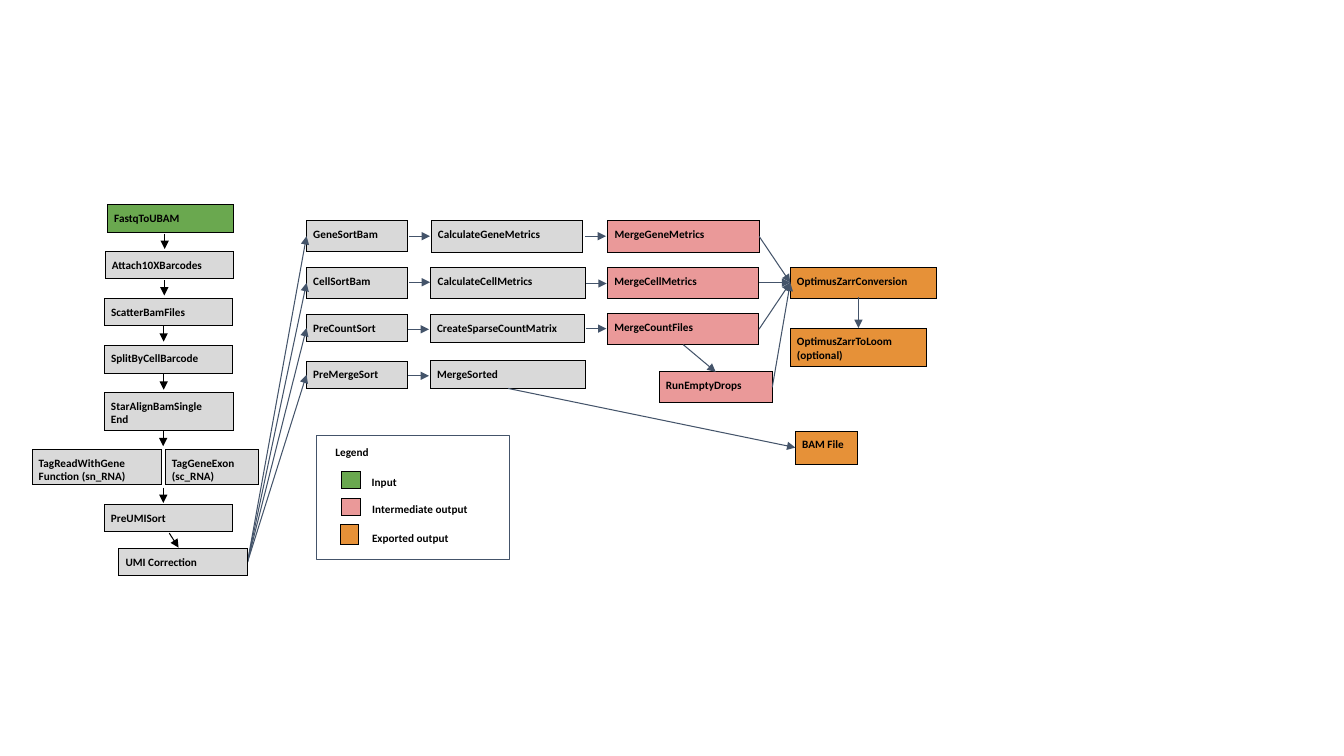
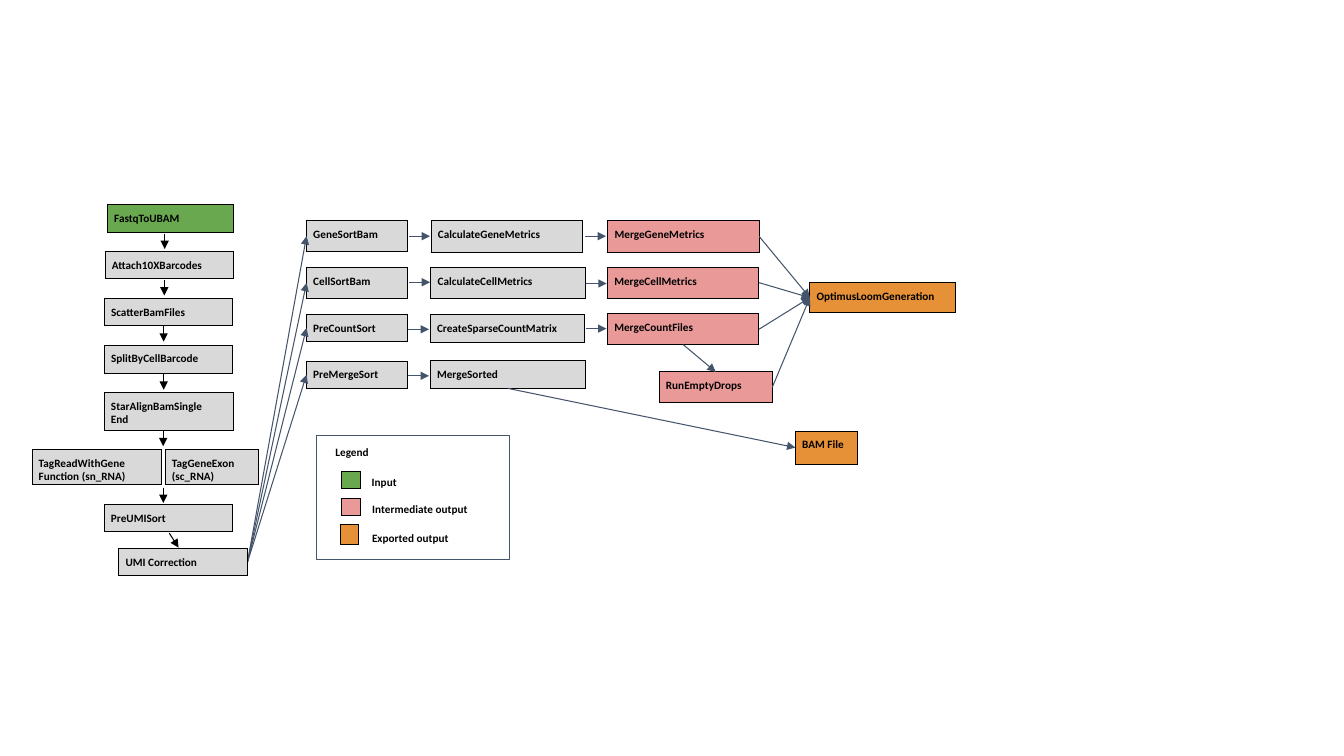
Before and after one commit to HumanCellAtlas/skylab, a slide deck: slide 1 of pipelines/optimus/Optimus_diagram.pptx. Drawn at 1344x756 pixels with LibreOffice and Linux fonts; fonts in the diff are those of the drawing. Boxes give left, top, right and bottom in pixels: in the first picture for what was removed or moved away, otherwise in the second. Text is boxed around its words. In the diff, an @@ line names an element or a change of style, - is before the commit and + after.

```diff
--- a/pipelines/optimus/Optimus_diagram.pptx
+++ b/pipelines/optimus/Optimus_diagram.pptx
@@ arrow moved from (759, 237) - (790, 282) to (759, 237) - (810, 297) @@
@@ arrow moved from (759, 330) - (790, 282) to (759, 330) - (810, 297) @@
@@ arrow moved from (759, 282) - (790, 282) to (759, 282) - (810, 297) @@
@@ arrow moved from (772, 387) - (790, 282) to (772, 387) - (810, 297) @@
@@ rectangle "OptimusLoomGeneration": place and size @@
-rectangle "OptimusLoomGeneration" at (790, 267, 937, 298)
+rectangle "OptimusLoomGeneration" at (810, 282, 956, 314)
@@ text in rectangle at (817, 292, 935, 302): text changed @@
-OptimusZarrConversion
+OptimusLoomGeneration
@@ arrow removed from (859, 297) to (859, 328) @@
@@ rectangle removed at (790, 328, 927, 366) @@
-OptimusZarrToLoom
-(optional)
```
Also in this commit, not shown: 1 other file.
